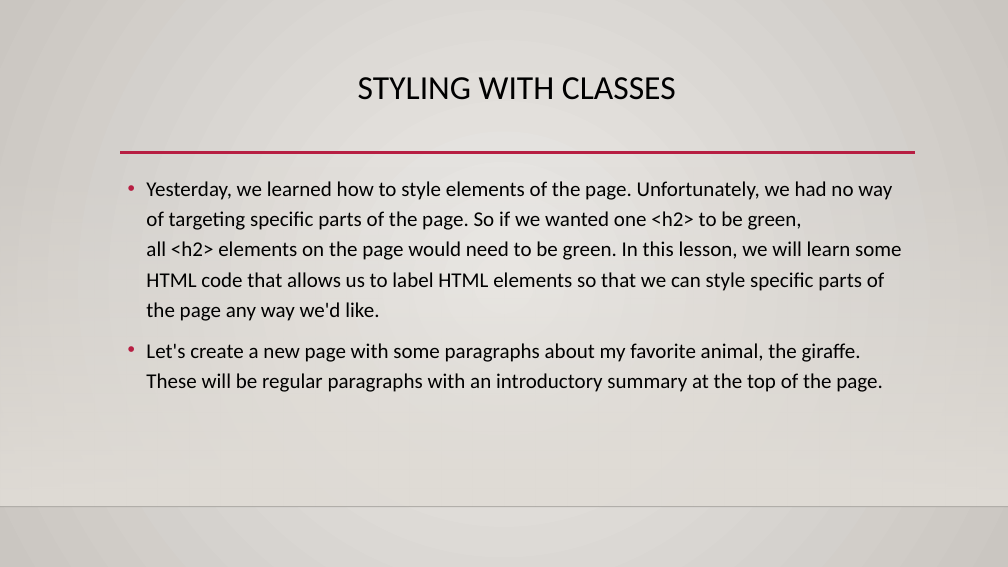
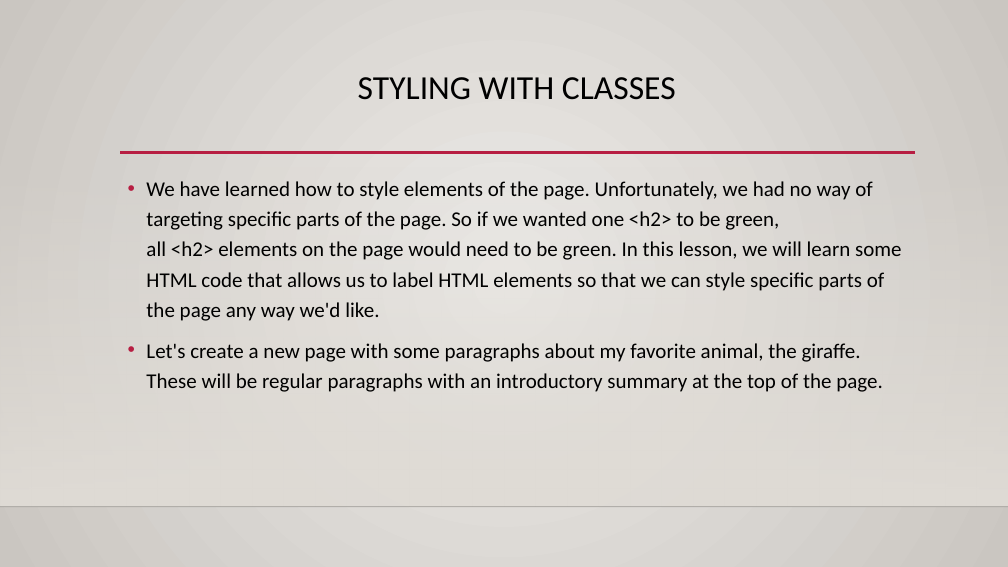
Before and after one commit to GoobsanGroup1/web_dev_proj-1, a slide deck: slide 56 of Week2_Front_End_WD.pptx (slide 48 before the commit). Drawn at 1008x567 pixels with LibreOffice and Linux fonts; fonts in the diff are those of the drawing; background and template pictures are left out. Boxes give left, top, right and bottom in pixels: in the first picture for what was removed or moved away, otherwise in the second. Text is boxed around its words. In the diff, an @@ line names an element or a change of style, - is before the commit and + after.

```diff
--- a/Week2_Front_End_WD.pptx
+++ b/Week2_Front_End_WD.pptx
@@ text at <box>146,181,902,321</box>: text changed @@
-• Yesterday, we learned how to style elements of the page. Unfortunately, we had no way of targeting specific parts of the page. So if we wanted one <h2> to be green, all <h2> elements on the page would need to be green. In this lesson, we will learn some HTML code that allows us to label HTML elements so that we can style specific parts of the page any way we'd like.
+• We have learned how to style elements of the page. Unfortunately, we had no way of targeting specific parts of the page. So if we wanted one <h2> to be green, all <h2> elements on the page would need to be green. In this lesson, we will learn some HTML code that allows us to label HTML elements so that we can style specific parts of the page any way we'd like.
```
Also in this commit, not shown: 102 slides added, 8 other files.
